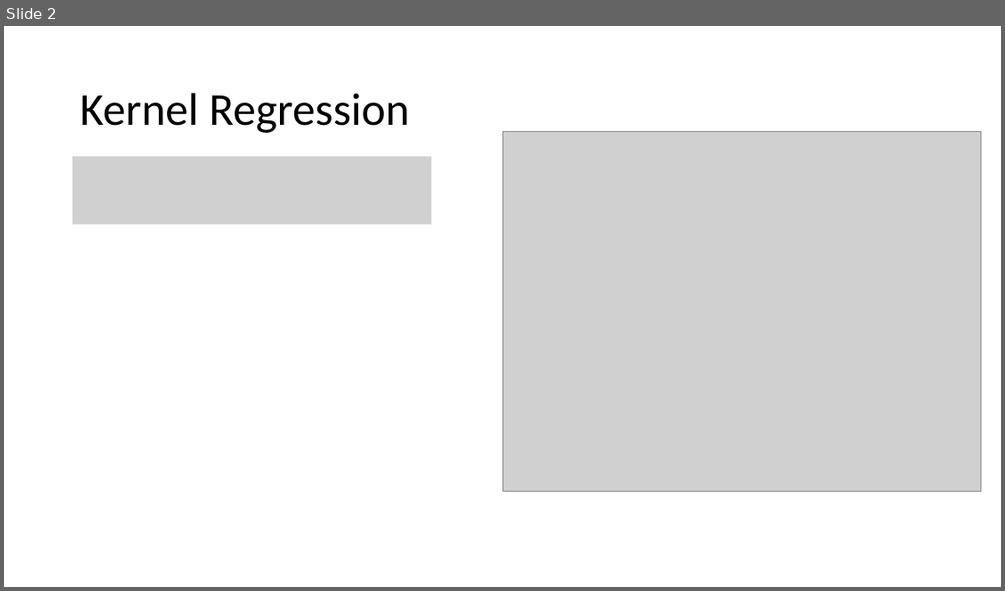
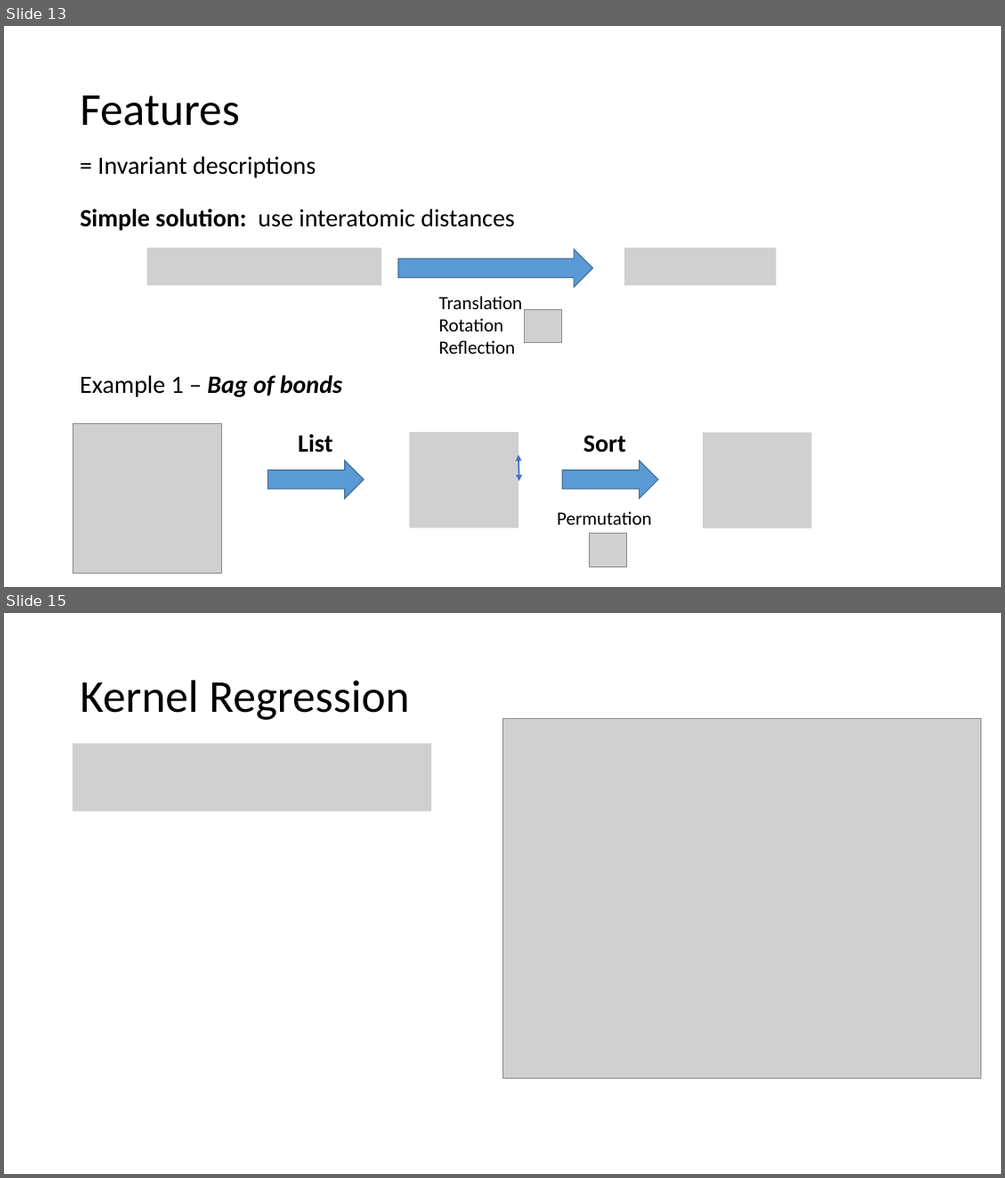
Before and after one commit to MaltheBisbo/learningForces, a slide deck: Presentations/2018-06-01-copenhagen.pptx. Shown one above the other, each under a label of ours: slide 2 before the commit, slides 13 and 15 after it; the slides between them are not shown. The pictures are 1005x591 and 1005x1178 pixels, drawn with LibreOffice and Linux fonts; fonts in the diff are those of the drawing; grey boxes stand for pictures. Boxes give left, top, right and bottom in pixels: in the first picture for what was removed or moved away, otherwise in the second. Text is boxed around its words. In the diff, an @@ line names an element or a change of style, - is before the commit and + after.

Commit message:
update

```diff
--- a/Presentations/2018-06-01-copenhagen.pptx
+++ b/Presentations/2018-06-01-copenhagen.pptx
@@ slide 13 added at (4,26,1001,587), background #FFFFFF @@
@@ title added at (80,95,239,126), 44 pt, text #000000 @@
+Features
@@ text added at (97,156,316,178), 24 pt, text #000000 @@
+= Invariant descriptions
@@ text added at (80,208,515,231), 24 pt, text #000000 @@
+Simple solution: use interatomic distances
@@ picture added at (146,248,381,285) @@
@@ right arrow added at (398,248,592,286), fill #5B9BD5, outline #43739E 1 pt @@
@@ picture added at (624,248,776,285) @@
@@ text added at (439,296,523,354), 18 pt, text #000000 @@
+Translation
+Rotation
+Reflection
@@ picture added at (525,309,562,343) @@
@@ text added at (80,375,342,397), 24 pt, text #000000, bold, italic @@
+Example 1 – Bag of bonds
@@ picture added at (73,424,222,573) @@
@@ text added at (298,434,332,452), 24 pt, text #000000, bold @@
+List
@@ picture added at (409,432,518,528) @@
@@ text added at (583,435,626,452), 24 pt, text #000000, bold @@
+Sort
@@ picture added at (703,432,811,528) @@
@@ right arrow added at (268,460,364,498), fill #5B9BD5, outline #43739E 1 pt @@
@@ double arrow added from (518, 454) to (519, 481), #4472C4 1.5 pt @@
@@ right arrow added at (563,460,658,498), fill #5B9BD5, outline #43739E 1 pt @@
@@ text added at (557,511,651,524), 18 pt, text #000000 @@
+Permutation
@@ picture added at (589,533,626,566) @@
@@ what was slide 2 is now slide 15 @@
```
Also in this commit, not shown: 12 other slides added.
